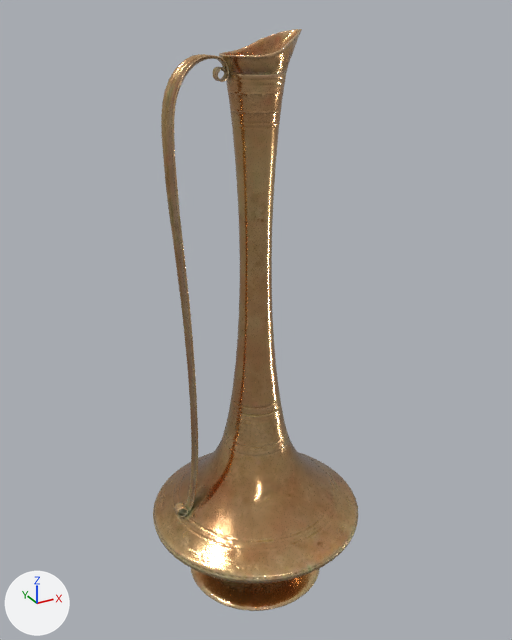
A saved change to the glTF model assets/models/brass_vase_02.glb.
Before and after are seen from a 50 mm camera at (-0.286, -0.522, 0.544) aimed at (0.004, 0.006, 0.28). Arrows for +X, +Y and +Z are at lower left; the lights stay in place. The picture after the commit comes second. Where no turn or scale is listed for an object, it has been applied to the vertices. Vertices at exactly the same position are counted once.

Names of what the first picture shows: 'brass_vase_02'.
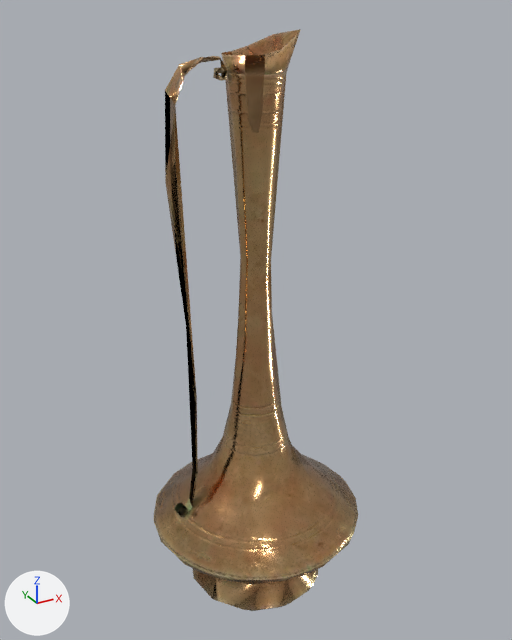
Where the newer file only moved an object's origin or applied its transform, the numbers keep the older frame.

The change, as a diff of the scene's bpy script:
```diff
--- a/assets/models/brass_vase_02.glb.py
+++ b/assets/models/brass_vase_02.glb.py
@@ me_brass_vase_02_blockout @@
 # used by ob_brass_vase_02; location = (0.001, 0.0, 0.265)
-me_brass_vase_02_blockout.from_pydata(...)  # 3253 vertices, 6460 faces; spans x -0.105..0.105, y -0.105..0.105, z -0.264..0.264
+me_brass_vase_02_blockout.from_pydata(...)  # 276 vertices, 524 faces; spans x -0.105..0.105, y -0.104..0.105, z -0.264..0.264
+# me_brass_vase_02_blockout part 1: 1 vertex moved within x -0.104, y 0.0, z -0.188; 2925 vertices removed from x -0.105..0.105, y -0.105..0.105, z -0.264..0.264
+# other edits to the shape of me_brass_vase_02_blockout do not show in these pictures
 me_brass_vase_02_blockout.materials.append(mat_brass_vase_02)
```

Where the change shows, as pixel boxes (x1, y1, x2, y2) in the pictures (512 x 640 px):
'brass_vase_02', reshaped: before (153, 29, 358, 611); after (154, 29, 358, 611)
part 1 of me_brass_vase_02_blockout, cut back: before (153, 29, 358, 611); after (154, 497, 197, 554)
